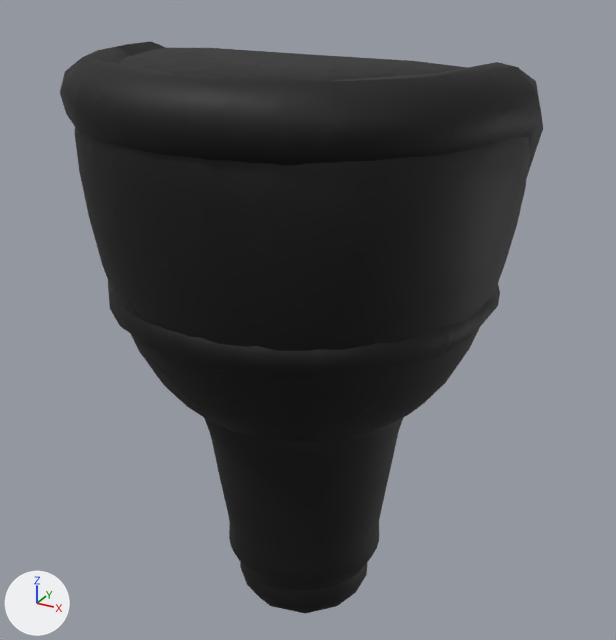
The glTF model assets/pirates/items/v5/peg_r_male_hi.glb, before and after one commit.
Rendered twice from a 50 mm lens placed at (0.059, -0.354, 0.315), pointed at (-0.118, -0.031, 0.154). Every picture has the same lights, and +X, +Y and +Z are marked at lower left. The older version comes first. Vertices at exactly the same position are counted once.

The scene before the commit, as lines of its bpy script (objects in view):
```python
me_peg_r_hi = bpy.data.meshes.new('peg_r_hi')
me_peg_r_hi.from_pydata(...)  # 3280 vertices, 6520 faces; spans x -0.217..-0.021, y -0.132..0.065, z 0.0..0.276
me_peg_r_hi.materials.append(mat_item_hi_005)
ob_peg_r_v5_male = bpy.data.objects.new('peg_r_v5_male', me_peg_r_hi)
ob_peg_r_v5_male.location = (0.0, 0.0, 0.0)
```
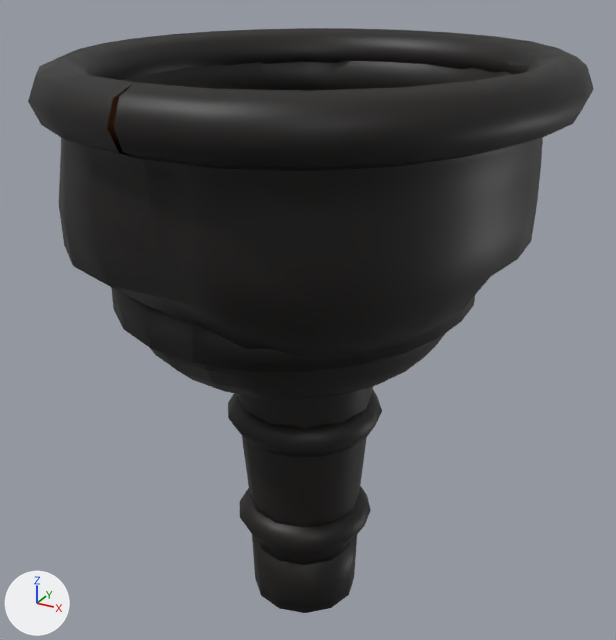
What differs and where, as boxes [x1, y1, x2, y2] in the pictures (616 x 640 px):
'peg_r_v5_male', reshaped (17% wider)
    before: [60, 41, 543, 614]
    after: [28, 28, 594, 613]
part 1 of me_peg_r_hi, rebuilt (7% wider, 14% shorter)
    before: [75, 48, 529, 443]
    after: [59, 60, 543, 400]
part 2 of me_peg_r_hi, rebuilt (not visible before)
    after: [236, 387, 373, 565]
part 3 of me_peg_r_hi, rebuilt (not visible afterwards)
    before: [204, 417, 404, 590]
part 4 of me_peg_r_hi, rebuilt
    before: [60, 41, 543, 176]
    after: [28, 28, 594, 172]
part 5 of me_peg_r_hi, rebuilt (not visible before)
    after: [111, 287, 475, 372]
part 6 of me_peg_r_hi, rebuilt (not visible afterwards)
    before: [108, 282, 500, 379]
part 7 of me_peg_r_hi, rebuilt
    before: [240, 562, 368, 614]
    after: [252, 534, 357, 613]
part 8 of me_peg_r_hi, added
    after: [107, 92, 124, 143]
part 9 of me_peg_r_hi, added
    after: [228, 390, 382, 458]
part 10 of me_peg_r_hi, added
    after: [239, 486, 371, 555]

The change, as a diff of the scene's bpy script:
```diff
--- a/assets/pirates/items/v5/peg_r_male_hi.glb.py
+++ b/assets/pirates/items/v5/peg_r_male_hi.glb.py
@@ mat_peg_r_male_hi @@
+mat_peg_r_male_hi = bpy.data.materials.new('peg_r_male_hi')
+mat_peg_r_male_hi.use_nodes = True; mat_peg_r_male_hi.node_tree.nodes.clear()
+_N = mat_peg_r_male_hi.node_tree.nodes; _L = mat_peg_r_male_hi.node_tree.links
+n0 = _N.new('ShaderNodeBsdfPrincipled'); n0.name = 'Principled BSDF'
+n1 = _N.new('ShaderNodeOutputMaterial'); n1.name = 'Material Output'
+n2 = _N.new('ShaderNodeVertexColor'); n2.name = 'Color Attribute'
+_L.new(n0.outputs[0], n1.inputs[0])  # 'BSDF' to 'Surface'
+_L.new(n2.outputs[0], n0.inputs[0])  # 'Color' to 'Base Color'
@@ me_peg_r_hi @@
-me_peg_r_hi.from_pydata(...)  # 3280 vertices, 6520 faces; spans x -0.217..-0.021, y -0.132..0.065, z 0.0..0.276
-me_peg_r_hi.materials.append(mat_item_hi_005)
+me_peg_r_hi.from_pydata(...)  # 2646 vertices, 5288 faces; spans x -0.219..-0.004, y -0.153..0.076, z -0.014..0.276
+# me_peg_r_hi part 1: the loose piece of 552 vertices spanning x -0.213..-0.025, y -0.128..0.061, z 0.111..0.274 is rebuilt with 637 vertices and now spans x -0.217..-0.012, y -0.144..0.072, z 0.139..0.271, in mat_peg_r_male_hi
+# me_peg_r_hi part 2: the loose piece of 402 vertices spanning x -0.161..-0.077, y -0.075..0.008, z 0.028..0.129 is rebuilt with 86 vertices and now spans x -0.155..-0.083, y -0.069..0.003, z 0.009..0.178, in mat_peg_r_male_hi
+# me_peg_r_hi part 3: the loose piece of 402 vertices spanning x -0.17..-0.068, y -0.084..0.017, z 0.019..0.138 is rebuilt with 86 vertices and now spans x -0.152..-0.086, y -0.066..0.0, z 0.013..0.174, in mat_peg_r_male_hi
+# me_peg_r_hi part 4: the loose piece of 200 vertices spanning x -0.217..-0.021, y -0.132..0.065, z 0.196..0.276 is rebuilt with 198 vertices and now spans x -0.219..-0.004, y -0.153..0.076, z 0.252..0.276, in mat_peg_r_male_hi
+# me_peg_r_hi part 5: the loose piece of 150 vertices spanning x -0.203..-0.035, y -0.118..0.051, z 0.169..0.182 is rebuilt with 98 vertices and now spans x -0.203..-0.043, y -0.12..0.055, z 0.169..0.187, in mat_peg_r_male_hi
+# me_peg_r_hi part 6: the loose piece of 150 vertices spanning x -0.207..-0.031, y -0.122..0.055, z 0.165..0.186 is rebuilt with 98 vertices and now spans x -0.199..-0.046, y -0.116..0.052, z 0.171..0.186, in mat_peg_r_male_hi
+# me_peg_r_hi part 7: the loose piece of 102 vertices spanning x -0.153..-0.085, y -0.068..0.001, z 0.0..0.037 is rebuilt with 26 vertices and now spans x -0.147..-0.091, y -0.061..-0.005, z -0.014..0.048, in mat_peg_r_male_hi
+# me_peg_r_hi part 8: a new loose piece of 198 vertices spanning x -0.216..-0.007, y -0.149..0.073, z 0.256..0.273, in mat_peg_r_male_hi
+# me_peg_r_hi part 9: a new loose piece of 96 vertices spanning x -0.157..-0.081, y -0.071..0.005, z 0.1..0.116, in mat_peg_r_male_hi
+# me_peg_r_hi part 10: a new loose piece of 96 vertices spanning x -0.153..-0.085, y -0.067..0.001, z 0.041..0.057, in mat_peg_r_male_hi
+# other edits to the shape of me_peg_r_hi do not show in these pictures
+me_peg_r_hi.materials.append(mat_peg_r_male_hi)
```
